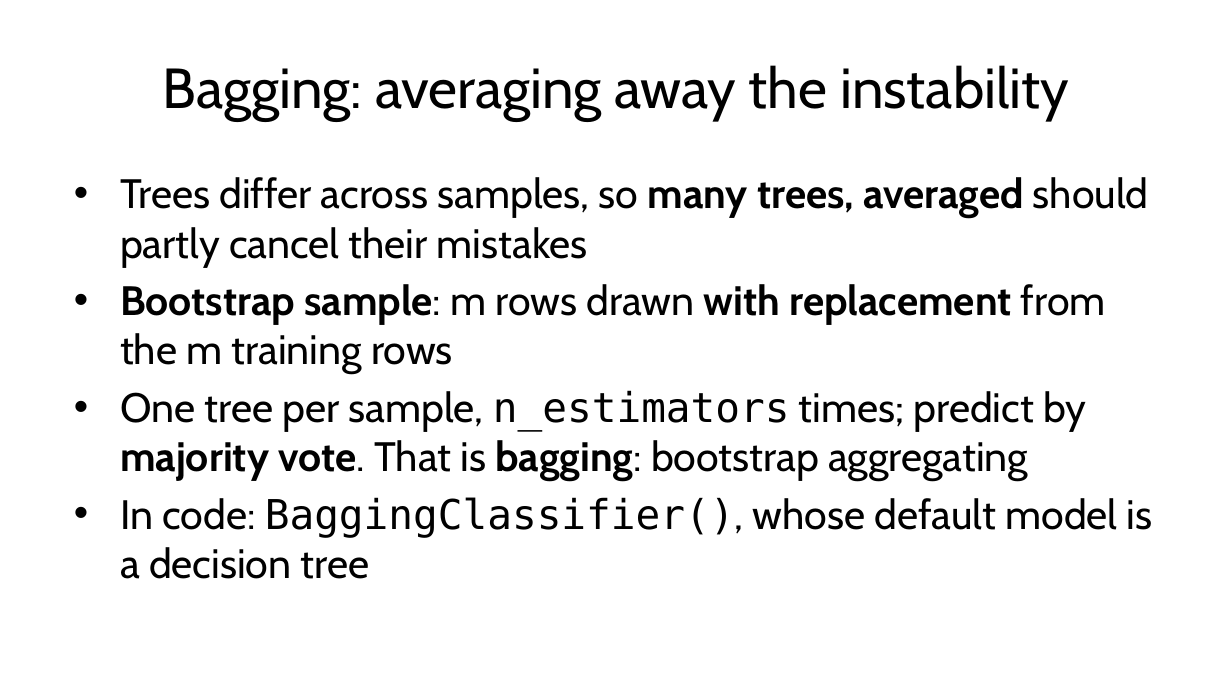
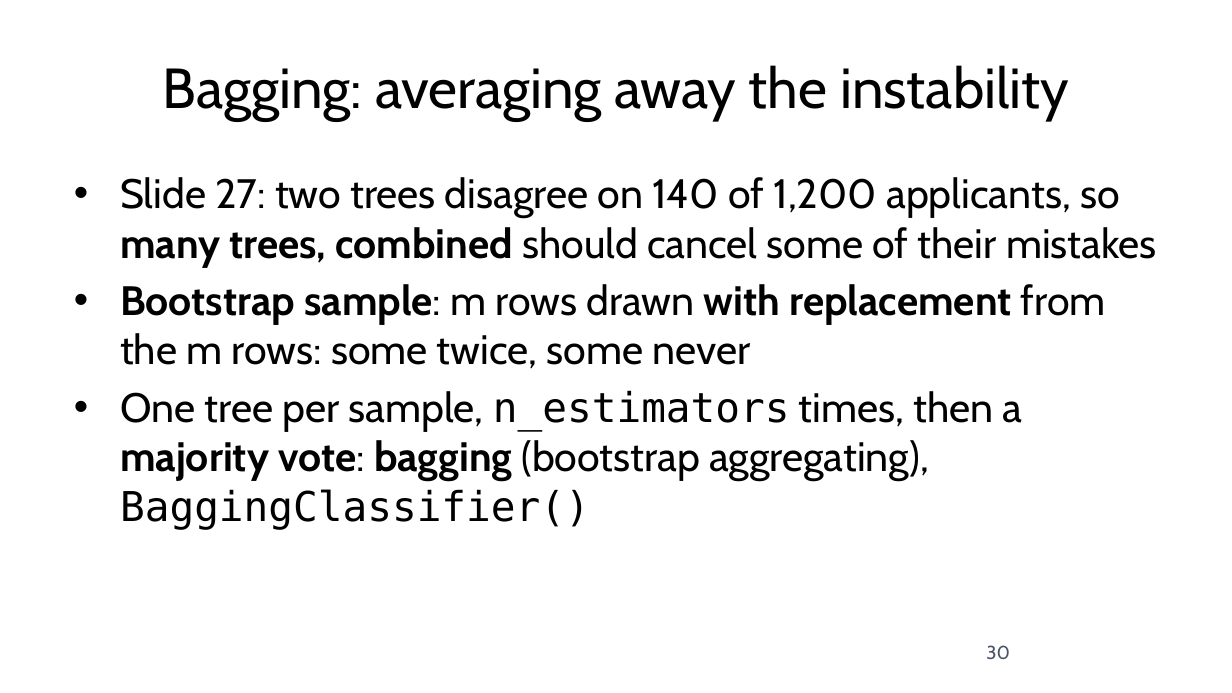
Before and after one commit to fabioantonini/technologies-for-artificial-intelligence, a slide deck: slide 30 of Lessons/07_trees_and_ensembles/Slides/trees_and_ensembles_slides.pptx. Drawn at 1232x693 pixels with LibreOffice and Linux fonts; fonts in the diff are those of the drawing; background and template pictures are left out. Boxes give left, top, right and bottom in pixels: in the first picture for what was removed or moved away, otherwise in the second. Text is boxed around its words. In the diff, an @@ line names an element or a change of style, - is before the commit and + after.

```diff
--- a/Lessons/07_trees_and_ensembles/Slides/trees_and_ensembles_slides.pptx
+++ b/Lessons/07_trees_and_ensembles/Slides/trees_and_ensembles_slides.pptx
@@ text at box(120, 177, 1157, 530): text changed @@
-• Trees differ across samples, so many trees, averaged should partly cancel their mistakes
-• Bootstrap sample: m rows drawn with replacement from the m training rows
-• One tree per sample, n_estimators times; predict by majority vote. That is bagging: bootstrap aggregating
-• In code: BaggingClassifier(), whose default model is a decision tree
+• Slide 27: two trees disagree on 140 of 1,200 applicants, so many trees, combined should cancel some of their mistakes
+• Bootstrap sample: m rows drawn with replacement from the m rows: some twice, some never
+• One tree per sample, n_estimators times, then a majority vote: bagging (bootstrap aggregating), BaggingClassifier()
@@ page number added at box(986, 645, 1010, 660), 11 pt, text #4A5568 @@
+30
```
Also in this commit, not shown: 57 other slides changed, 6 other files.
